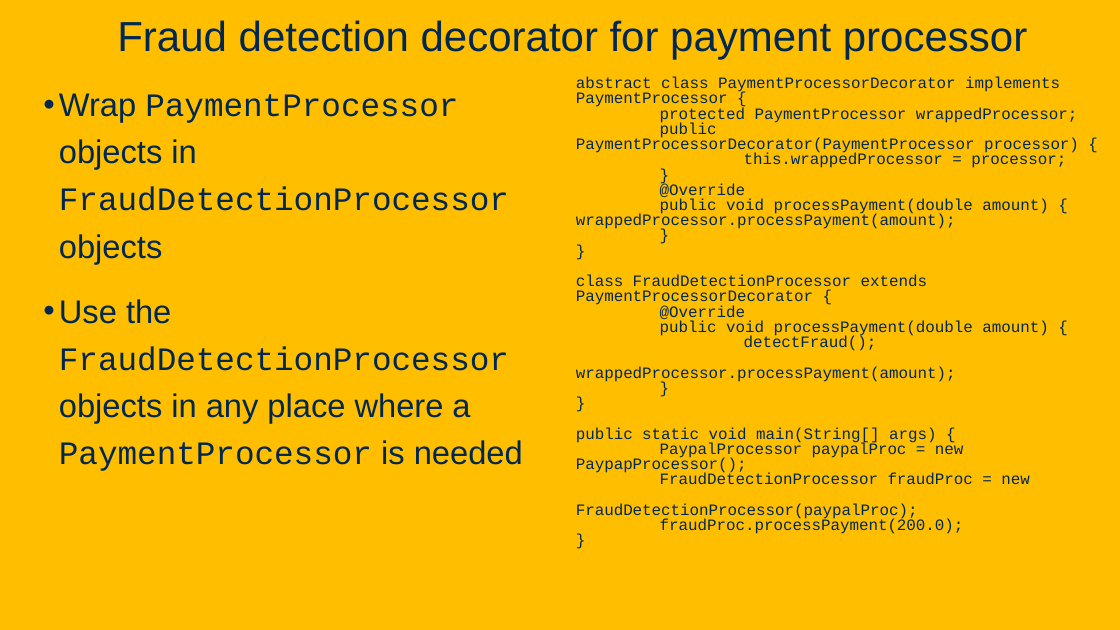
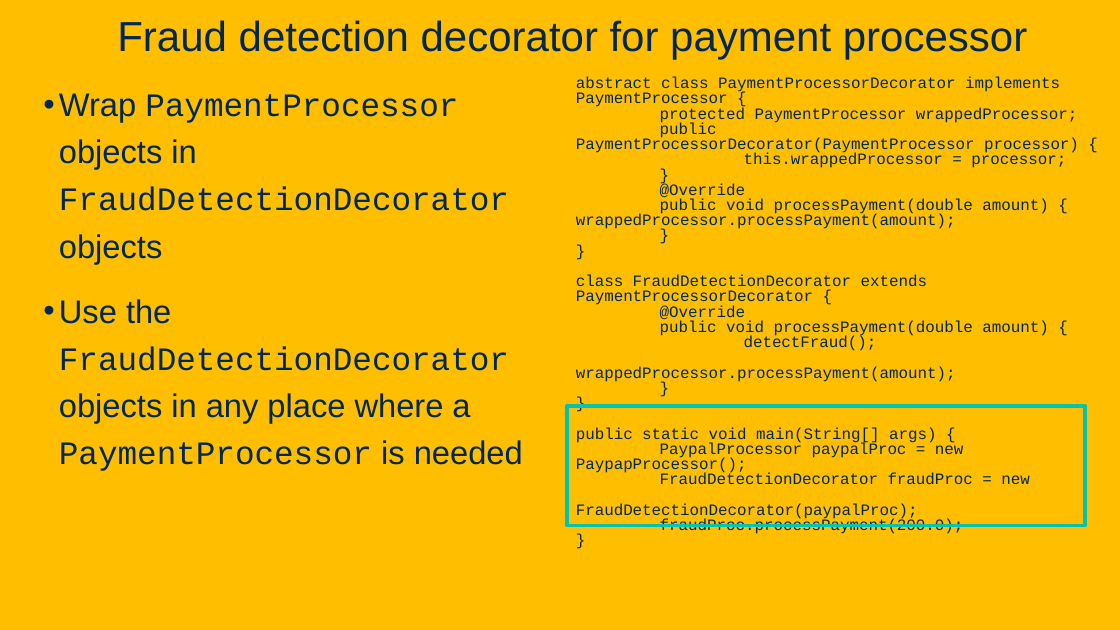
Before and after one commit to davsec-teaching/ECS160-Winter2025, a slide deck: slide 58 of slides/8_design_patterns.pptx (slide 48 before the commit). Drawn at 1120x630 pixels with LibreOffice and Linux fonts; fonts in the diff are those of the drawing; background and template pictures are left out. Boxes give left, top, right and bottom in pixels: in the first picture for what was removed or moved away, otherwise in the second. Text is boxed around its words. In the diff, an @@ line names an element or a change of style, - is before the commit and + after.

```diff
--- a/slides/8_design_patterns.pptx
+++ b/slides/8_design_patterns.pptx
@@ text at [59, 93, 523, 471]: text changed @@
-• Wrap PaymentProcessor objects in FraudDetectionProcessor objects
-• Use the FraudDetectionProcessor objects in any place where a PaymentProcessor is needed
+• Wrap PaymentProcessor objects in FraudDetectionDecorator objects
+• Use the FraudDetectionDecorator objects in any place where a PaymentProcessor is needed
@@ text at [576, 274, 927, 307]: text changed @@
-class FraudDetectionProcessor extends PaymentProcessorDecorator {
+class FraudDetectionDecorator extends PaymentProcessorDecorator {
@@ rectangle added at [567, 406, 1085, 525], outline #00C4B2 3.25 pt @@
@@ text at [576, 473, 1030, 520]: text changed @@
-FraudDetectionProcessor fraudProc = new
-FraudDetectionProcessor(paypalProc);
+FraudDetectionDecorator fraudProc = new
+FraudDetectionDecorator(paypalProc);
```
Also in this commit, not shown: 14 other slides changed, 17 slides added.
